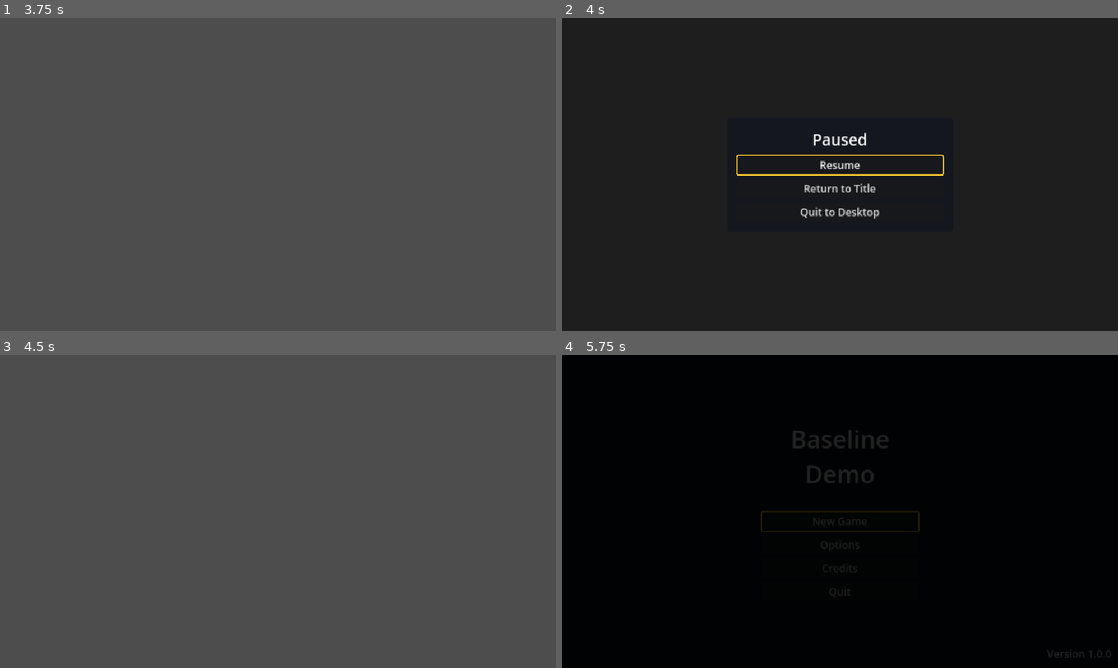
Above: before the commit, frames 1-4 (two rows, left to right).
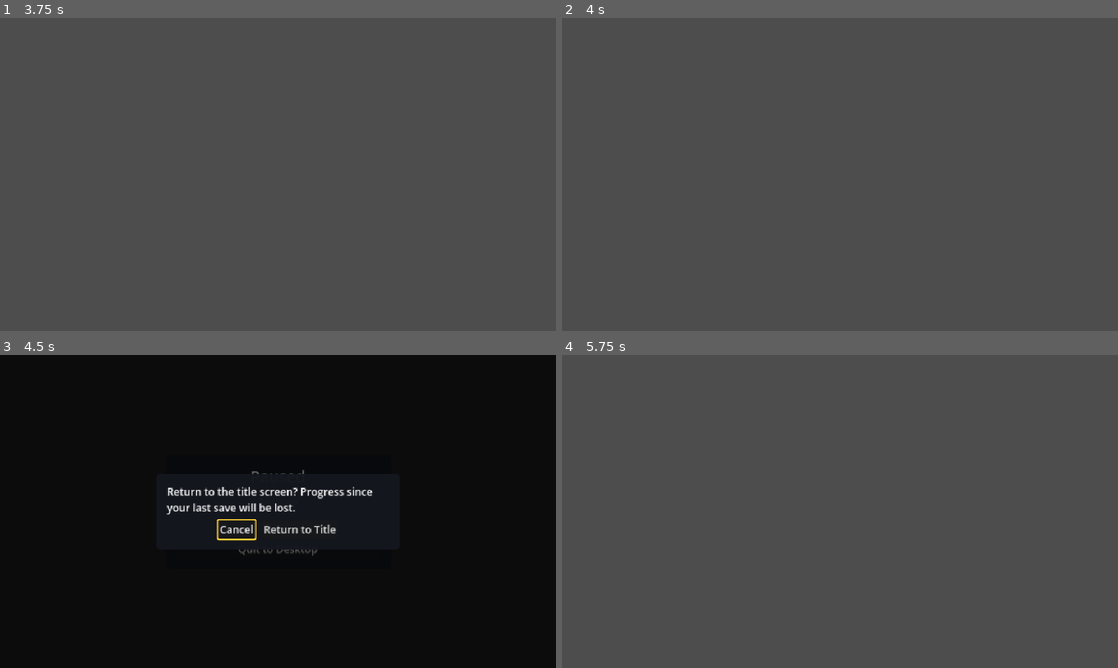
Above: after the commit, the same moments.

Repository: dominicbytes/game-baseline-skill
Game: Godot game, scene res://tests/runner.tscn
Same seed, same stepped clock (60 frames per second), same inputs: the game is played once before the commit and once after it. This scene is started directly instead of the project's main scene.
Inputs (mouse positions are in pixels of both pictures, inside the frame that each line leads up to):
- Up to frame 1 (3.75 s): tap Enter at 0.5, 2.1, 3.5 s; move the mouse to (400, 158) at 0.52 s; hold D (move_right) 0.53-1.28 s; tap E (interact) at 0.6 s; click (400, 158) at 0.67 s; tap Space at 0.77, 1.25, 1.52, 3.02 s; move the mouse to (166, 190) at 1.27 s; hold S (move_down) 1.28-2.03 s; click (166, 190) at 1.35 s; move the mouse to (333, 105) at 2.02 s; hold D (move_right) 2.03-2.78 s; move the mouse to (250, 237) at 2.77 s; hold W (move_up) 2.78-3.53 s; tap Keypad Enter at 2.85 s; click (250, 237) at 2.92 s; move the mouse to (444, 221) at 3.52 s; hold A (move_left) from 3.53 s (still down); tap F at 3.6 s
- Up to frame 2 (4 s): keep holding A (move_left); tap Space at 3.77 s
- Up to frame 3 (4.5 s): keep holding A (move_left); move the mouse to (111, 464) at 4.27 s; tap Z at 4.35 s
- Up to frame 4 (5.75 s): tap Space at 4.52, 5 s; move the mouse to (867, 511) at 5.02 s; release A (move_left) at 5.03 s; hold S (move_down) from 5.03 s (still down); tap I at 5.1 s; click (867, 511) at 5.17 s

Frame 1 is identical in both runs. In frame 2, 100% of the frame differs, in the area x 0-100%, y 0-100%; in frame 3, 100%; in frame 4, 100%.

Commit message:
Let stopped sounds drain before quitting
Stopping an AudioStreamPlayer only marks its playback; the audio thread releases it a few frames later and engine shutdown does not wait for that. Quitting within two frames of stopping music leaked the playbacks ("ObjectDB instances leaked at exit") on every quit with music playing, and in single-file test runs. quit_game and the test runner now wait QUIT_DRAIN_TIME (0.25 s) first.

Diff:
--- a/skills/game-baseline/templates/redot/baseline/core/baseline_flow.gd
+++ b/skills/game-baseline/templates/redot/baseline/core/baseline_flow.gd
@@ -7,6 +7,9 @@
 
 const GAMEPLAY_GROUP := &"baseline_gameplay"
 const FADE_TIME := 0.25
+## Seconds quit_game waits after stopping sounds. The audio thread releases
+## stopped playbacks a few frames later; quitting sooner leaks them.
+const QUIT_DRAIN_TIME := 0.25
 
 var config: BaselineConfig = preload("res://baseline/baseline_config.tres")
 ## Mouse mode gameplay wants while it runs, e.g. captured while aiming.
@@ -224,8 +227,7 @@
 		for player: Node in get_tree().root.find_children("*", type, true, false):
 			player.call("stop")
 			player.set("stream", null)
-	await get_tree().process_frame
-	await get_tree().process_frame
+	await get_tree().create_timer(QUIT_DRAIN_TIME, true, false, true).timeout
 	quit_impl.call()
 
 
--- a/skills/game-baseline/templates/redot/tests/runner.gd
+++ b/skills/game-baseline/templates/redot/tests/runner.gd
@@ -56,6 +56,8 @@
 			test_case.queue_free()
 			await get_tree().process_frame
 	BaselineTestCase.reset_world()
+	# Let the audio thread release stopped sounds before quitting, as quit_game does.
+	await get_tree().create_timer(BaselineFlow.QUIT_DRAIN_TIME, true, false, true).timeout
 	if passed + failed == 0:
 		failed = 1
 		print("FAIL no tests ran (check --only)")
--- a/skills/game-baseline/templates/redot/tests/test_flow.gd
+++ b/skills/game-baseline/templates/redot/tests/test_flow.gd
@@ -105,7 +105,7 @@
 	var quit_calls := [0]
 	BaselineFlow.quit_impl = func() -> void: quit_calls[0] += 1
 	BaselineFlow.notification(NOTIFICATION_WM_CLOSE_REQUEST)
-	await frames(4)
+	await get_tree().create_timer(BaselineFlow.QUIT_DRAIN_TIME + 0.1, true).timeout
 	expect_eq(quit_calls[0], 1, "close request goes through quit_game")
 
 
--- a/skills/game-baseline/templates/redot/tests/test_title.gd
+++ b/skills/game-baseline/templates/redot/tests/test_title.gd
@@ -80,7 +80,7 @@
 	var quit_calls := [0]
 	BaselineFlow.quit_impl = func() -> void: quit_calls[0] += 1
 	_button("Quit").pressed.emit()
-	await frames(4)
+	await get_tree().create_timer(BaselineFlow.QUIT_DRAIN_TIME + 0.1, true).timeout
 	expect_eq(quit_calls[0], 1, "quit without dialog")
 
 
